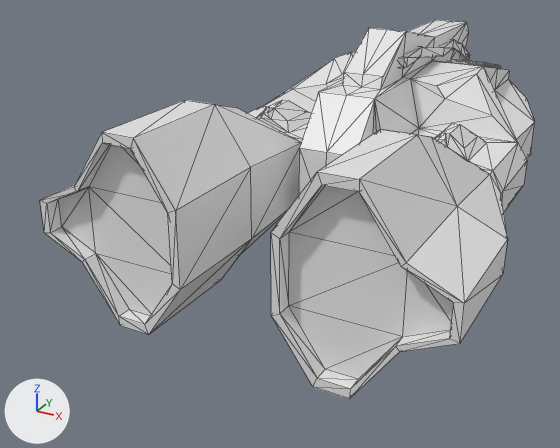
Two versions of the glTF model assets/ship_parts/engines/eng.body.split.glb, one commit apart.
One viewpoint serves both versions: a 50 mm lens placed at (2.43, -6.02, 2.12), pointed at (-0.55, -0.6, -0.59). Lighting does not change. The marker at lower left points along +X, +Y and +Z. The picture after the commit comes second. Mesh edges are drawn as thin lines. Vertices at exactly the same position are counted once.

In view in the first picture: 'eng.body.split'.
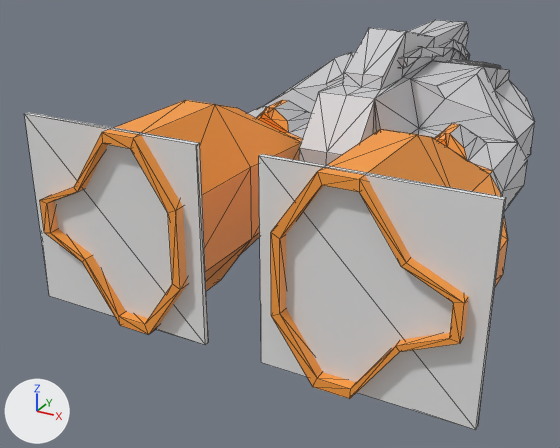
Location of each change, [x1, y1, x2, y2] in pixels of the pictures (560 x 448 px):
```json
{"object": "RightThruster", "change": "added", "after": [259, 154, 506, 430]}
{"object": "LeftThruster", "change": "added", "after": [24, 112, 208, 345]}
{"part": 1, "of": "me_cube_469", "change": "recoloured", "before": [247, 20, 535, 209], "after": [247, 20, 535, 209], "on screen": "white to light grey"}
{"part": 2, "of": "me_cube_469", "change": "recoloured", "before": [40, 100, 507, 399], "after": [40, 100, 507, 399], "on screen": "white to orange"}
```

Scene script edits in JSON lines:
```json
{"op": "add", "block": "mat_enginebody", "code": ["mat_enginebody = principled_material('EngineBody')", "mat_enginebody.base_color = (0.6, 0.6, 0.62)  # light grey #cbcbce"]}
{"op": "add", "block": "mat_thruster", "code": ["mat_thruster = principled_material('Thruster')", "mat_thruster.base_color = (1.0, 0.35, 0.05)  # orange #ffa03f"]}
{"block": "me_cube_469", "where": "me_cube_469.from_pydata(...)  # 824 vertices, 1432 faces; spans x -1.54..1.54, y -2.35..2.35, z -0.99..0.99"}
{"block": "me_cube_469", "where": "# used by ob_eng_body_split; location = (0.0, 0.0, 0.0)"}
{"block": "me_cube_469", "change": "me_cube_469 part 1: 1200 faces spanning x -1.29..1.29, y -0.85..2.35, z -0.99..0.99 switch from no material to mat_enginebody (light grey #cbcbce)"}
{"block": "me_cube_469", "change": "me_cube_469 part 2: 232 faces spanning x -1.54..1.54, y -2.35..-0.1, z -0.79..0.65 switch from no material to mat_thruster (orange #ffa03f)"}
{"op": "add", "block": "me_cube_001", "code": ["me_cube_001 = bpy.data.meshes.new('Cube.001')", "me_cube_001.from_pydata(...)  # a box spanning x -0.721..0.721, y -0.02..0.02, z -0.721..0.721"]}
{"op": "add", "block": "ob_rightthruster", "code": ["ob_rightthruster = bpy.data.objects.new('RightThruster', me_cube_001)", "ob_rightthruster.location = (0.944, -2.246, -0.07)"]}
{"op": "add", "block": "ob_leftthruster", "code": ["ob_leftthruster = bpy.data.objects.new('LeftThruster', me_cube_001.copy())", "ob_leftthruster.location = (-0.944, -2.246, -0.07)"]}
```
